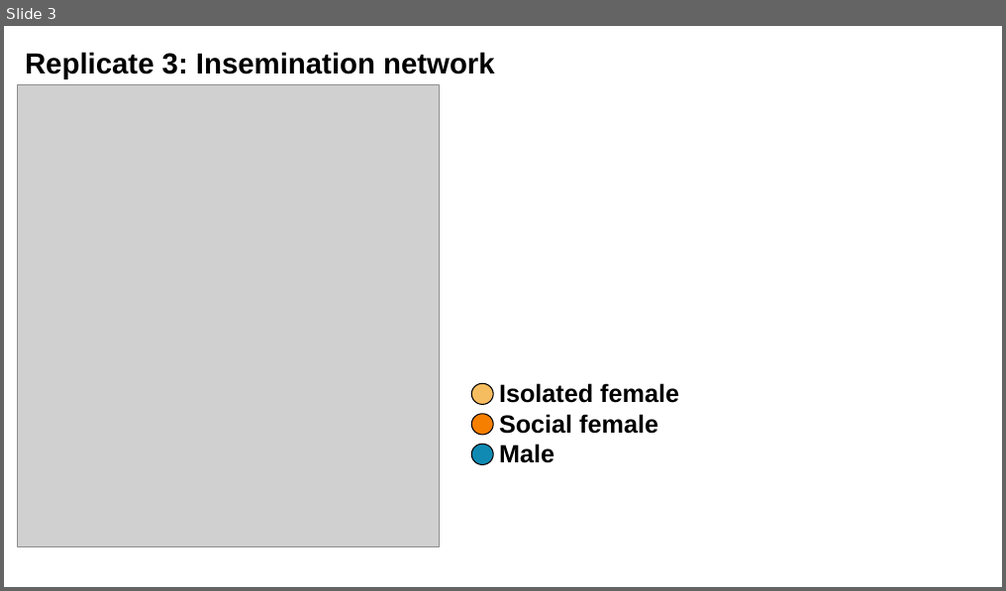
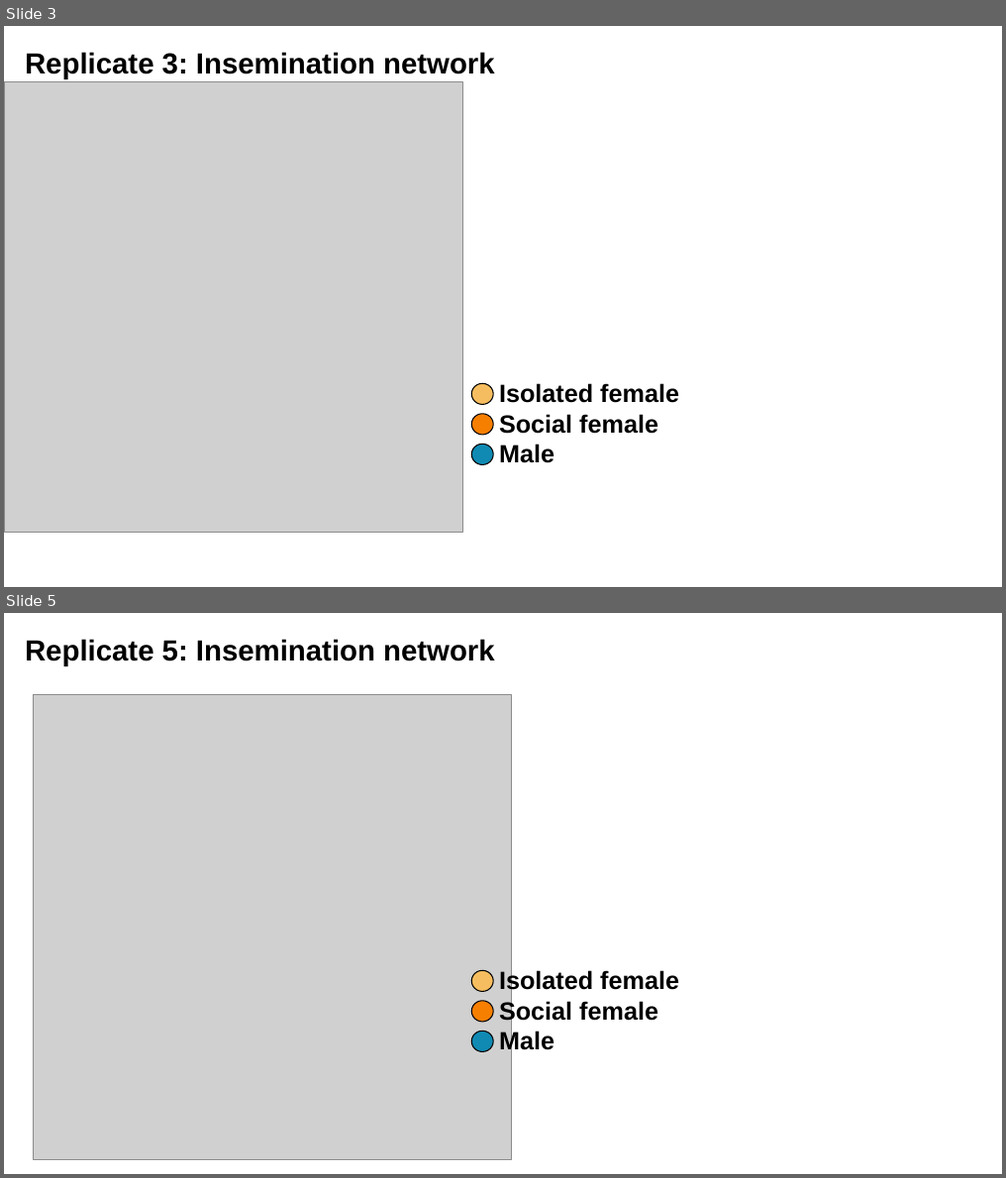
Before and after one commit to janyan33/bb_soc_exp, a slide deck: females/network_figs.pptx. Shown one above the other, each under a label of ours: slide 3 before the commit, slides 3 and 5 after it; the slides between them are not shown. The pictures are 1006x591 and 1006x1178 pixels, drawn with LibreOffice and Linux fonts; fonts in the diff are those of the drawing; grey boxes stand for pictures. Boxes give left, top, right and bottom in pixels: in the first picture for what was removed or moved away, otherwise in the second. Text is boxed around its words. In the diff, an @@ line names an element or a change of style, - is before the commit and + after.

```diff
--- a/females/network_figs.pptx
+++ b/females/network_figs.pptx
@@ slide 5 added at [4, 613, 1002, 1174], background #FFFFFF @@
@@ text added at [25, 639, 495, 666], 28 pt, text #000000, bold @@
+Replicate 5: Insemination network
@@ picture added at [33, 694, 511, 1160] @@
@@ group added at [472, 969, 679, 1055]: 3 ellipses, 1 text @@
+Isolated female
+Social female
+Male
@@ slide 3 changed as well @@
@@ picture: place and size @@
-picture at [18, 85, 439, 547]
+picture at [4, 82, 463, 533]
```
Also in this commit, not shown: 2 other slides changed, 5 other slides added, 30 other files.
